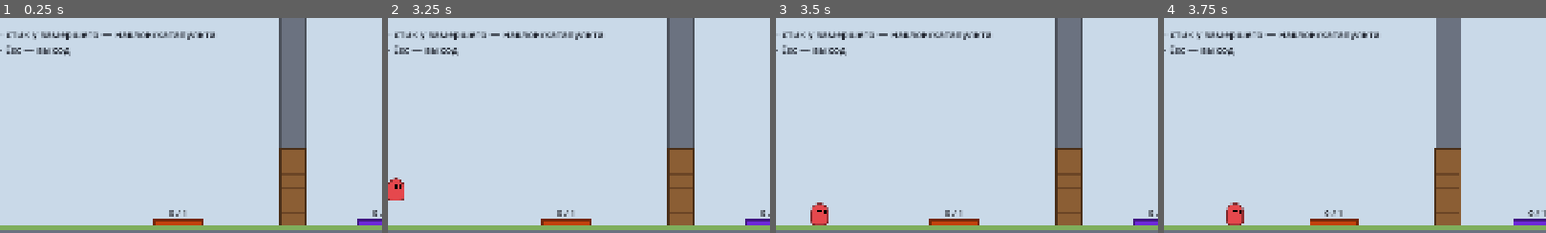
Above: before the commit, frames 1-4 (left to right).
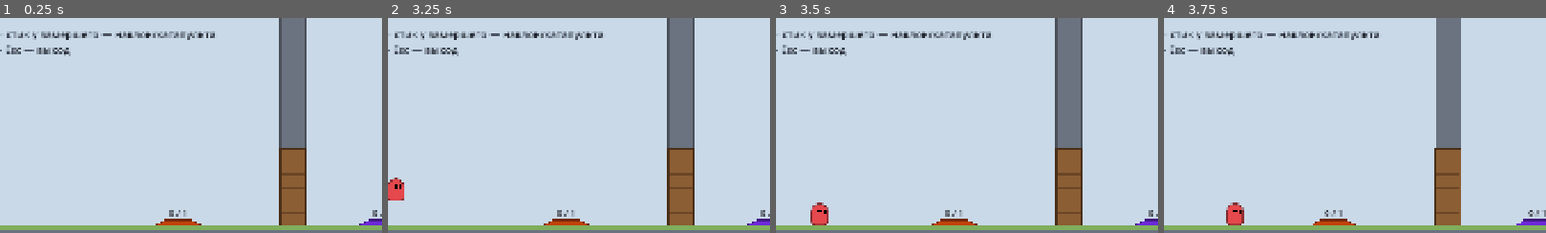
Above: after the commit, the same moments.

Repository: straychildren-debug/Glue
Game: Godot game, scene res://tests/stage3_smoke.tscn
Two runs of this game, one before a commit and one after it. Both use one fixed random seed, a clock stepped at 60 frames per second and the inputs below. This scene is started directly instead of the project's main scene.
Inputs (mouse positions are % of the whole screen's width and height, from its top left):
- Up to frame 1 (0.25 s): no input
- Up to frame 2 (3.25 s): tap Enter at 0.5 s; move the mouse to (72, 45) at 0.52 s; hold D 0.53-1.25 s; tap E at 0.6, 2.1 s; click (72, 45) at 0.67 s; tap Space at 0.77, 2.75 s; drag from (30, 55) to (45, 70) at 1.27 s; move the mouse to (60, 28) at 2.02 s; hold A 2.03-2.75 s; drag from (45, 70) to (20, 35) at 2.77 s
- Up to frame 3 (3.5 s): no input
- Up to frame 4 (3.75 s): move the mouse to (80, 65) at 3.52 s; hold D from 3.53 s (still down); tap E at 3.6 s
The pictures show only the part of the screen within x 50-100%, y 10-60%; the shares and areas given below are measured in that part.

The runs differ from the first frame. In frame 1, 0.2% of the frame differs, in the area x 40-97%, y 93-97%; in frame 2, 0.2%; in frame 3, 0.2%; in frame 4, 0.2%.

Commit message:
Fix launcher scripts and let crates climb pressure plates
Batch files were saved with LF endings and UTF-8 Cyrillic text, which
cmd.exe misparses; rewrite them as ASCII with CRLF and pin *.bat to
CRLF in .gitattributes. Pressure plates now have sloped edges so a
pushed crate rides up onto them instead of stopping at a 14 px step;
stage 3 test pushes a crate onto a plate.

Co-Authored-By: Claude Opus 5.5 <noreply@anthropic.com>

Diff:
--- a/src/mechanisms/pressure_plate.gd
+++ b/src/mechanisms/pressure_plate.gd
@@ -10,6 +10,8 @@
 
 const RAISED := 14.0
 const PRESSED := 4.0
+## Края плиты — скосы такой длины: ящик въезжает на плиту, а не упирается в ступеньку.
+const RAMP := 28.0
 
 @export var width_tiles := 2.0:
 	set(value):
@@ -38,11 +40,10 @@
 
 
 func _ready() -> void:
-	var shape := RectangleShape2D.new()
-	shape.size = Vector2(width_tiles * GreyboxLevel.TILE - 8.0, RAISED)
+	var shape := ConvexPolygonShape2D.new()
+	shape.points = _outline()
 	var collision := CollisionShape2D.new()
 	collision.shape = shape
-	collision.position = Vector2(0, -RAISED / 2.0)
 	add_child(collision)
 	if Engine.is_editor_hint():
 		return
@@ -108,11 +109,18 @@
 	return str(snappedf(value, 0.1)).trim_suffix(".0")
 
 
+## Трапеция плиты: низ на уровне пола, по бокам — скосы.
+func _outline() -> PackedVector2Array:
+	var half := width_tiles * GreyboxLevel.TILE / 2.0 - 4.0
+	return PackedVector2Array([
+		Vector2(-half, 0), Vector2(-half + RAMP, -RAISED), Vector2(half - RAMP, -RAISED), Vector2(half, 0)])
+
+
 func _draw() -> void:
-	var width := width_tiles * GreyboxLevel.TILE - 8.0
 	var color := Color("f2994a") if active else Color("c2410c")
 	if latch:
 		color = Color("a78bfa") if active else Color("6d28d9")
-	var rect := Rect2(-width / 2.0, -RAISED, width, RAISED)
-	draw_rect(rect, color)
-	draw_rect(rect, color.darkened(0.4), false, 2.0)
+	var outline := _outline()
+	draw_colored_polygon(outline, color)
+	outline.append(outline[0])
+	draw_polyline(outline, color.darkened(0.4), 2.0)
--- a/tests/stage3_smoke.gd
+++ b/tests/stage3_smoke.gd
@@ -61,8 +61,17 @@
 	await frames(60)
 	check(not plate.active and is_equal_approx(door.global_position.y, door_closed_y), "ушёл с плиты — дверь закрылась")
 
-	# --- Ящик на плите держит дверь сам.
-	crate.global_position = Vector2(plate.global_position.x, plate_top - 20.0)
+	# --- Ящик въезжает на плиту толканием (по скосу края) и держит дверь сам.
+	crate.global_position = Vector2(plate.global_position.x - 220.0, 12 * TILE - 32.0)
+	await _teleport(p1, Vector2(plate.global_position.x - 290.0, FLOOR_Y), p2, Vector2(plate.global_position.x - 500.0, FLOOR_Y))
+	press(KEY_D, true)
+	for i in 120:
+		await get_tree().physics_frame
+		if crate.global_position.x >= plate.global_position.x:
+			break
+	press(KEY_D, false)
+	check(Weight.floor_below(crate) == plate, "ящик затолкали на плиту")
+	place(p1, Vector2(18 * TILE - 60.0, FLOOR_Y))
 	await frames(40)
 	check(plate.active and door.global_position.y < door_closed_y - 150.0, "ящик на плите держит дверь открытой")
 	crate.global_position = crate_home
Not shown, changed: .gitattributes
Not shown, changed: build_exe.bat
Not shown, changed: docs/01_правила_игры.md
Not shown, changed: run_prototype.bat
